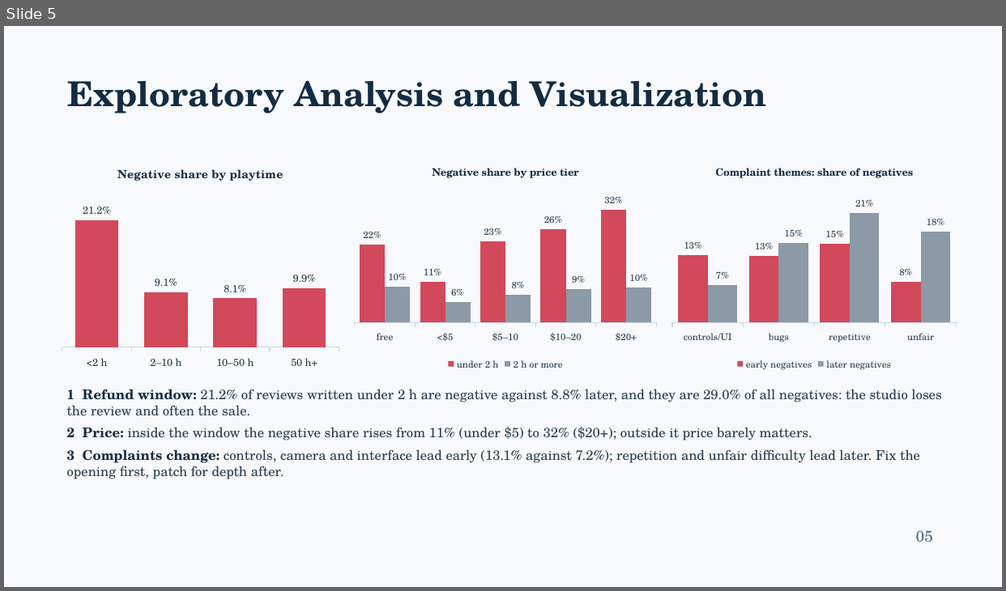
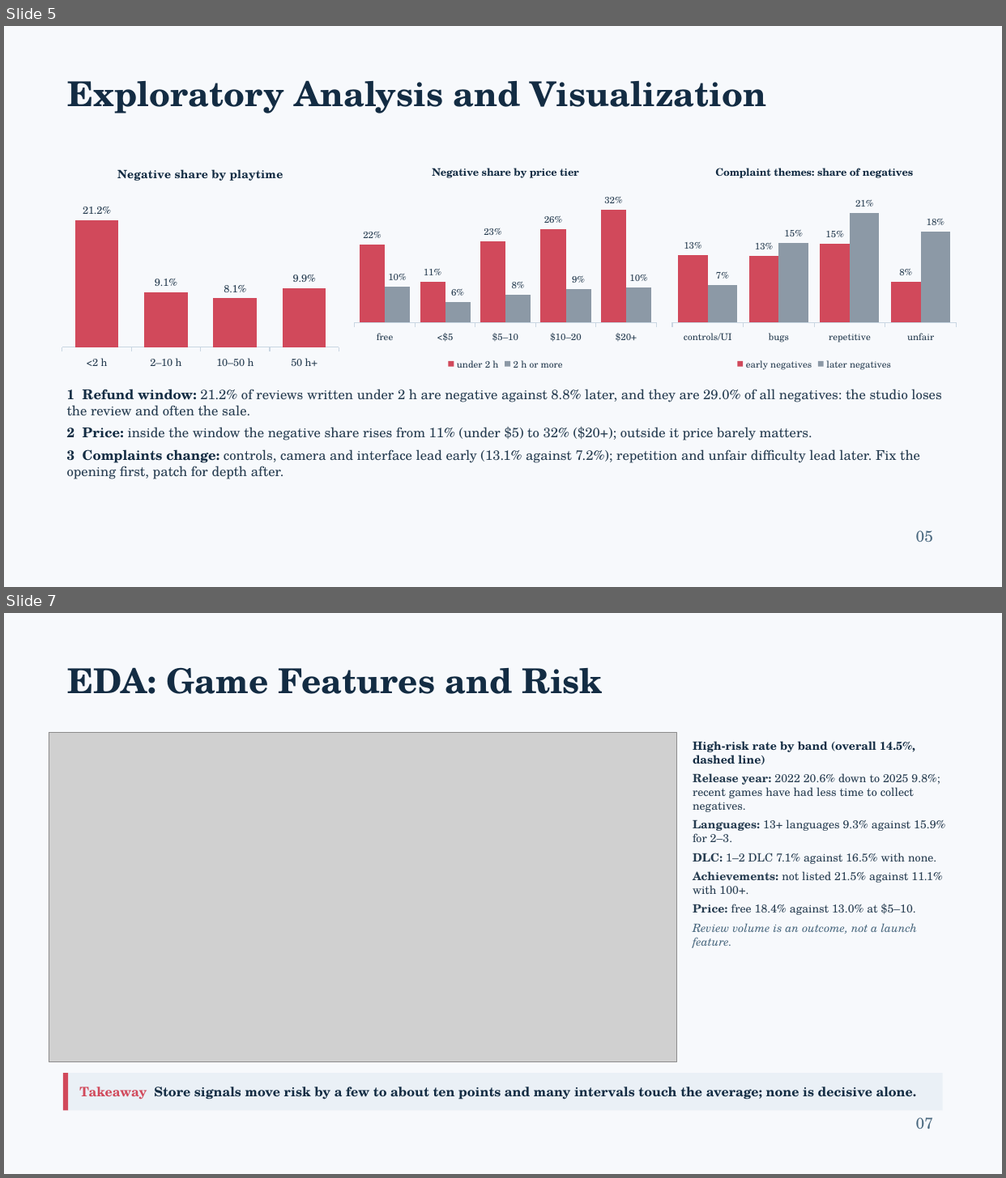
Before and after one commit to Shan713/IndieGuard, a slide deck: slides/review1.pptx. Shown one above the other, each under a label of ours: slide 5 before the commit, slides 5 and 7 after it; the slides between them are not shown. The pictures are 1006x591 and 1006x1178 pixels, drawn with LibreOffice and Linux fonts; fonts in the diff are those of the drawing; grey boxes stand for pictures. Boxes give left, top, right and bottom in pixels: in the first picture for what was removed or moved away, otherwise in the second. Text is boxed around its words. In the diff, an @@ line names an element or a change of style, - is before the commit and + after.

Commit message:
Slides: add four EDA slides, team details and owners, takeaway bars

```diff
--- a/slides/review1.pptx
+++ b/slides/review1.pptx
@@ slide 7 added at (4,613,1002,1174), background #F7F9FC @@
@@ text added at (67,667,603,694), 33 pt, text #132C43, bold @@
+EDA: Game Features and Risk
@@ picture added at (49,733,677,1063) @@
@@ text added at (692,741,945,948), 11 pt, text #263C50 @@
+High-risk rate by band (overall 14.5%, dashed line)
+Release year: 2022 20.6% down to 2025 9.8%; recent games have had less time to collect negatives.
+Languages: 13+ languages 9.3% against 15.9% for 2–3.
+DLC: 1–2 DLC 7.1% against 16.5% with none.
+Achievements: not listed 21.5% against 11.1% with 100+.
+Price: free 18.4% against 13.0% at $5–10.
+Review volume is an outcome, not a launch feature.
@@ rectangle added at (63,1073,68,1111), fill #D1495B @@
@@ rectangle added at (68,1073,943,1111), fill #EAF0F6, 12.5 pt, text #132C43, bold @@
+Takeaway Store signals move risk by a few to about ten points and many intervals touch the average; none is decisive alone.
@@ text added at (916,1118,933,1130), 15 pt, text #48677E @@
+07
```
Also in this commit, not shown: 9 slides changed, 3 other slides added.
